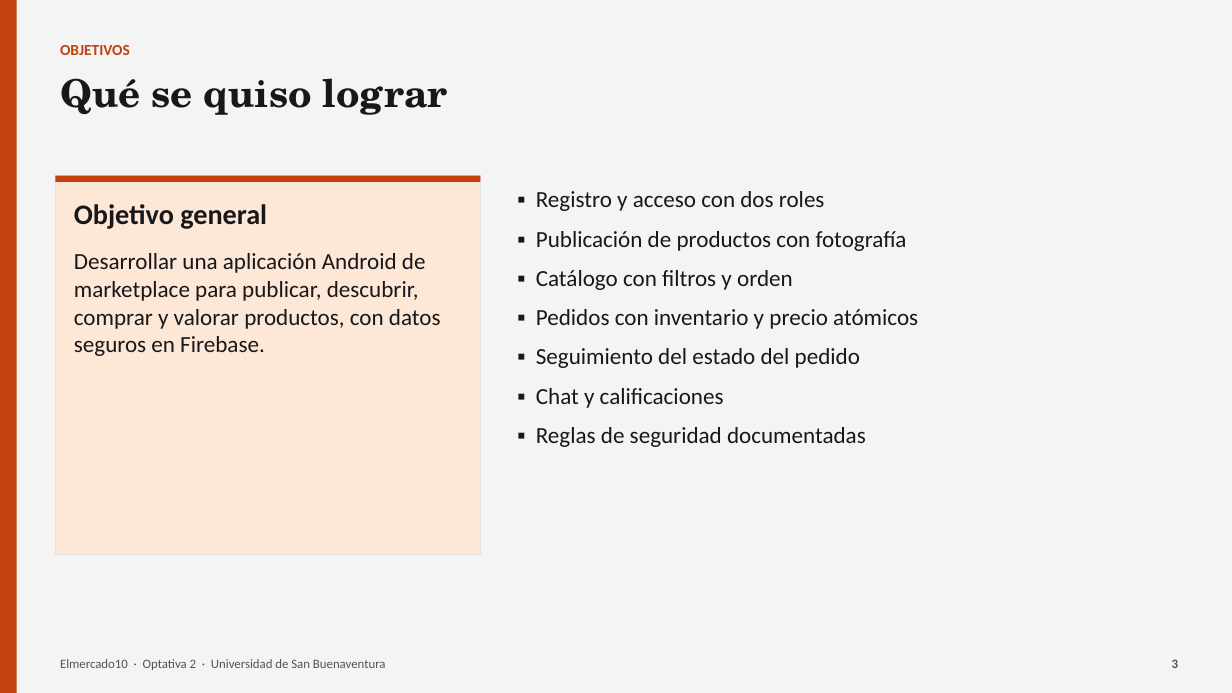
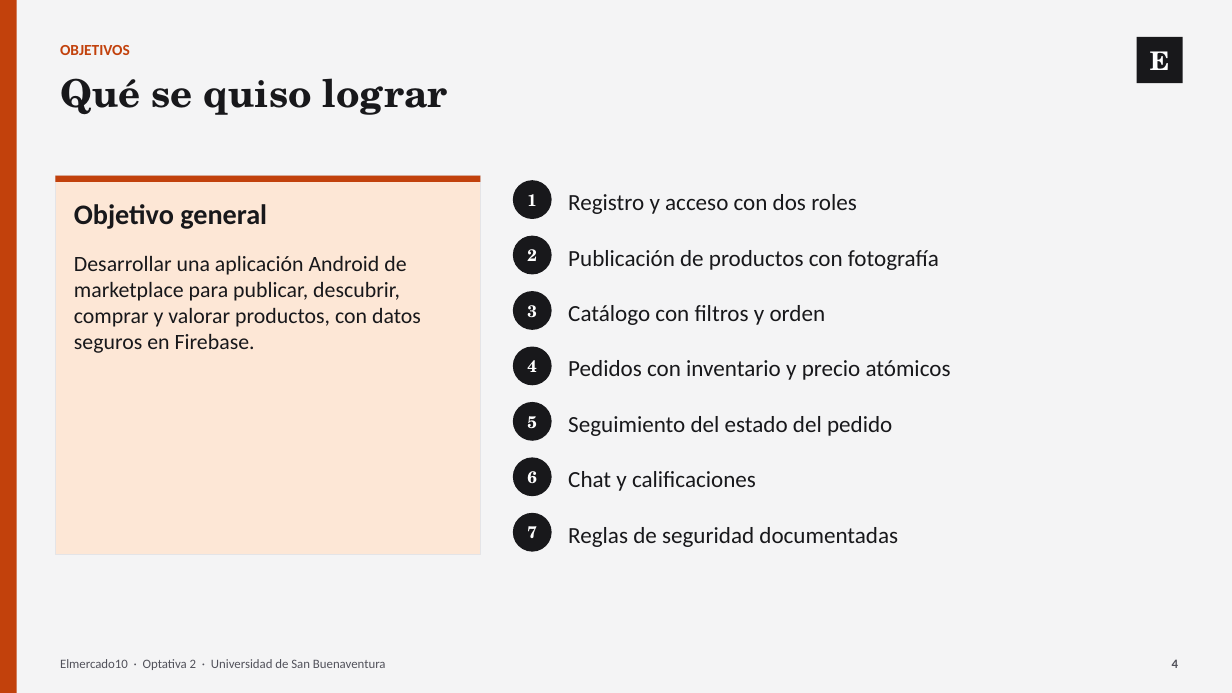
Before and after one commit to JuanXD2201/Elmercado10, a slide deck: slide 4 of DOCUMENTACION_ELMERCADO10/08_PRESENTACION/Presentacion_Elmercado10.pptx (slide 3 before the commit). Drawn at 1232x693 pixels with LibreOffice and Linux fonts; fonts in the diff are those of the drawing. Boxes give left, top, right and bottom in pixels: in the first picture for what was removed or moved away, otherwise in the second. Text is boxed around its words. In the diff, an @@ line names an element or a change of style, - is before the commit and + after.

```diff
--- a/DOCUMENTACION_ELMERCADO10/08_PRESENTACION/Presentacion_Elmercado10.pptx
+++ b/DOCUMENTACION_ELMERCADO10/08_PRESENTACION/Presentacion_Elmercado10.pptx
@@ rectangle added at (x1=1137, y1=37, x2=1183, y2=83), fill #18181B, 20 pt, text #FFFFFF, bold @@
+E
@@ ellipse added at (x1=513, y1=180, x2=552, y2=219), fill #18181B, 13 pt, text #FFFFFF, bold @@
+1
@@ text removed at (x1=536, y1=191, x2=918, y2=447) @@
-▪ Registro y acceso con dos roles
-▪ Publicación de productos con fotografía
-▪ Catálogo con filtros y orden
-▪ Pedidos con inventario y precio atómicos
-▪ Seguimiento del estado del pedido
-▪ Chat y calificaciones
-▪ Reglas de seguridad documentadas
@@ text added at (x1=568, y1=194, x2=857, y2=214), 18 pt, text #18181B @@
+Registro y acceso con dos roles
@@ ellipse added at (x1=513, y1=236, x2=552, y2=274), fill #18181B, 13 pt, text #FFFFFF, bold @@
+2
@@ text "Desarrollar una aplicación Android de ..." at (x1=74, y1=256, x2=421, y2=353): size 18 to 17 pt @@
@@ text added at (x1=568, y1=250, x2=939, y2=270), 18 pt, text #18181B @@
+Publicación de productos con fotografía
@@ ellipse "3" resized from (x1=1172, y1=659, x2=1178, y2=668) to (x1=513, y1=291, x2=552, y2=330) @@
@@ ellipse "3" at (x1=513, y1=291, x2=552, y2=330): size 10 to 13 pt, font Calibri to TeX Gyre Schola, text colour #52525B to #FFFFFF; alignment right to centre; less space between paragraphs; vertical alignment top to middle; fill none to #18181B @@
@@ text added at (x1=568, y1=305, x2=826, y2=325), 18 pt, text #18181B @@
+Catálogo con filtros y orden
@@ ellipse added at (x1=513, y1=347, x2=552, y2=385), fill #18181B, 13 pt, text #FFFFFF, bold @@
+4
@@ text added at (x1=568, y1=360, x2=951, y2=380), 18 pt, text #18181B @@
+Pedidos con inventario y precio atómicos
@@ ellipse added at (x1=513, y1=402, x2=552, y2=441), fill #18181B, 13 pt, text #FFFFFF, bold @@
+5
@@ text added at (x1=568, y1=416, x2=892, y2=436), 18 pt, text #18181B @@
+Seguimiento del estado del pedido
@@ ellipse added at (x1=513, y1=457, x2=552, y2=496), fill #18181B, 13 pt, text #FFFFFF, bold @@
+6
@@ text added at (x1=568, y1=471, x2=756, y2=491), 18 pt, text #18181B @@
+Chat y calificaciones
@@ ellipse added at (x1=513, y1=513, x2=552, y2=552), fill #18181B, 13 pt, text #FFFFFF, bold @@
+7
@@ text added at (x1=568, y1=527, x2=898, y2=547), 18 pt, text #18181B @@
+Reglas de seguridad documentadas
@@ text added at (x1=1172, y1=659, x2=1178, y2=668), 10 pt, text #52525B, bold @@
+4
```
Also in this commit, not shown: 14 other slides changed, 8 slides added, 3 slides removed, 41 other files.
